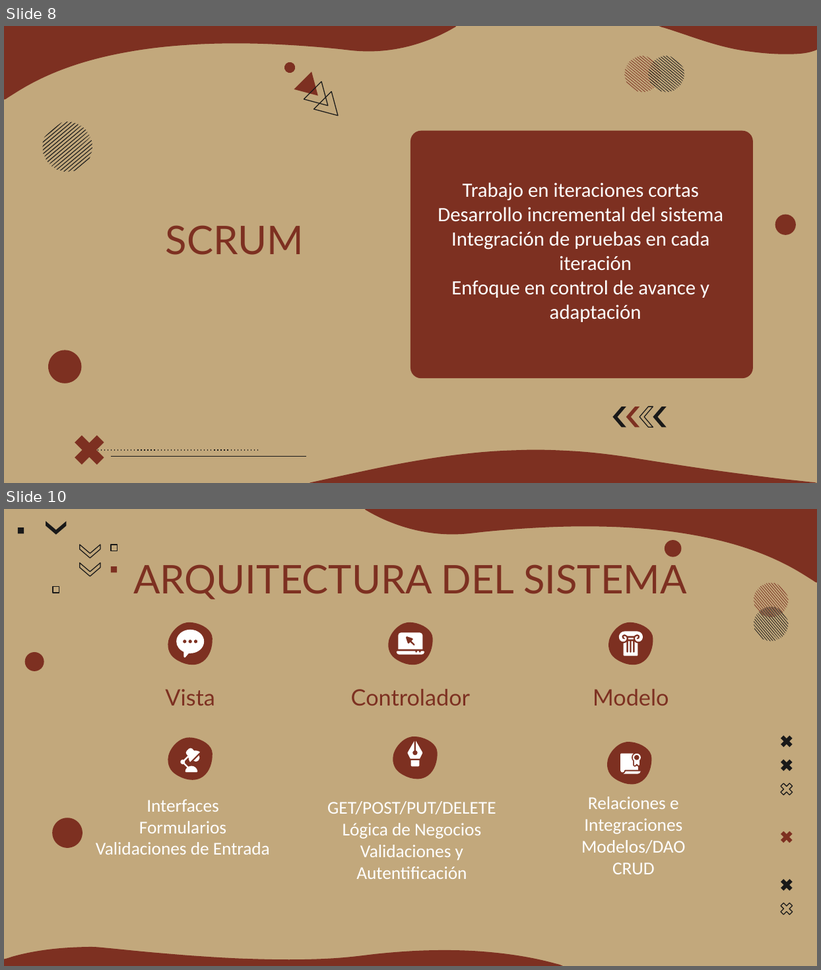
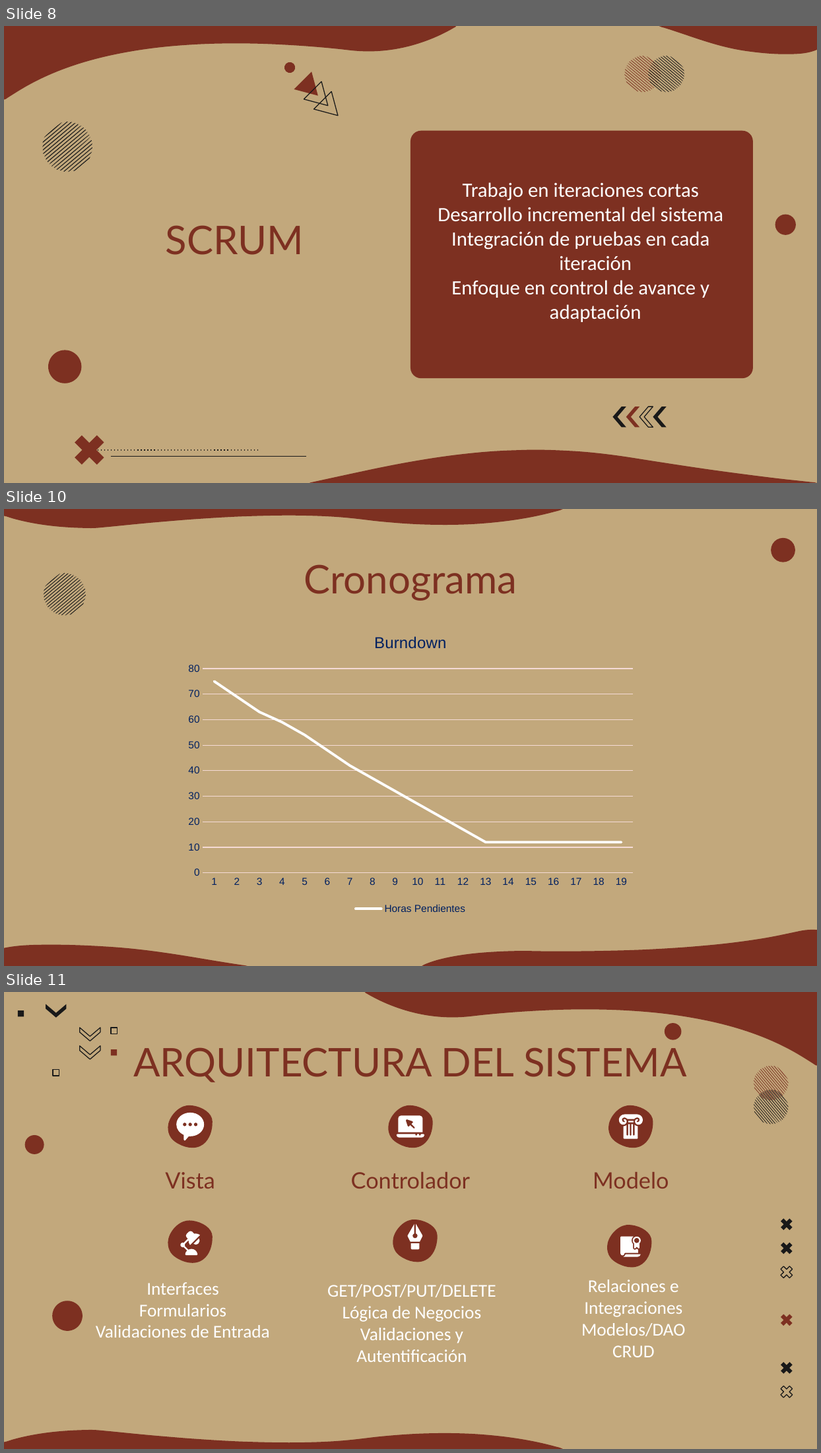
Before and after one commit to tutiloxhd/Capstone, a slide deck: 001D/Grupo 1/Fase 1/Evidencias Grupales/Presentación Proyecto.pptx. Shown one above the other, each under a label of ours: slides 8 and 10 before the commit, slides 8, 10 and 11 after it; the slides between them are not shown. The pictures are 821x970 and 821x1453 pixels, drawn with LibreOffice and Linux fonts; fonts in the diff are those of the drawing. Boxes give left, top, right and bottom in pixels: in the first picture for what was removed or moved away, otherwise in the second. Text is boxed around its words. In the diff, an @@ line names an element or a change of style, - is before the commit and + after.

```diff
--- a/001D/Grupo 1/Fase 1/Evidencias Grupales/Presentación Proyecto.pptx
+++ b/001D/Grupo 1/Fase 1/Evidencias Grupales/Presentación Proyecto.pptx
@@ slide 10 added at (4, 509, 817, 966), background #C2A87C @@
@@ freeform shape added at (4, 509, 562, 529), fill #7D3021 @@
@@ ellipse added at (771, 538, 795, 562), fill #7D3021 @@
@@ title added at (304, 564, 517, 601), 35 pt, text #7D3021 @@
+Cronograma
@@ group added at (43, 573, 86, 615): 16 freeform shapes @@
@@ line chart added at (179, 620, 642, 919) @@
+title "Burndown "
+categories: 1, 2, 3, 4, 5, 6, 7, 8, 9, 10, 11, 12, 13, 14, 15, 16, 17, 18, 19
+Horas Pendientes: 75, 69, 63, 59, 54, 48, 42, 37, 32, 27, 22, 17, 12, 12, 12, 12, 12, 12, 12
@@ freeform shape added at (422, 930, 817, 966), fill #7D3021 @@
@@ freeform shape added at (4, 945, 247, 966), fill #7D3021 @@
@@ what was slide 10 is now slide 11 @@
```
Also in this commit, not shown: 1 slide changed, 3 other slides added, 1 slide removed, 14 other files.
